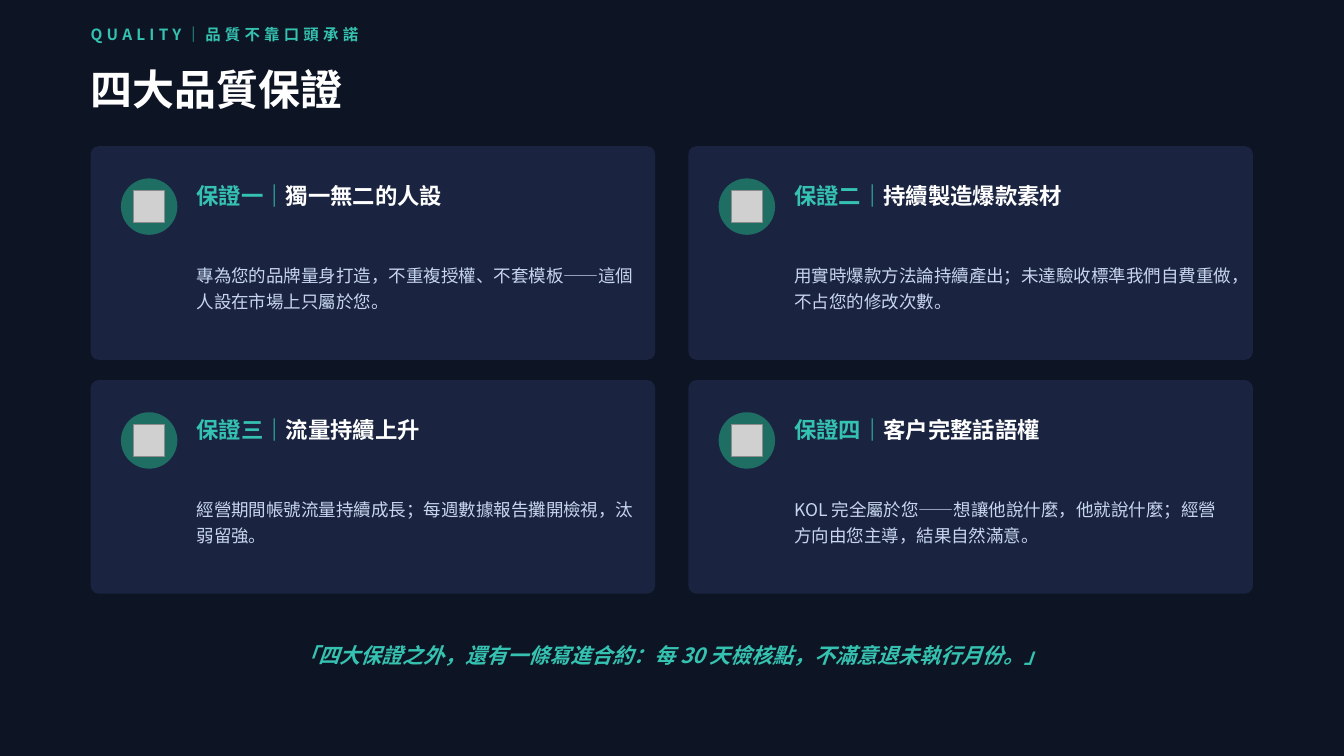
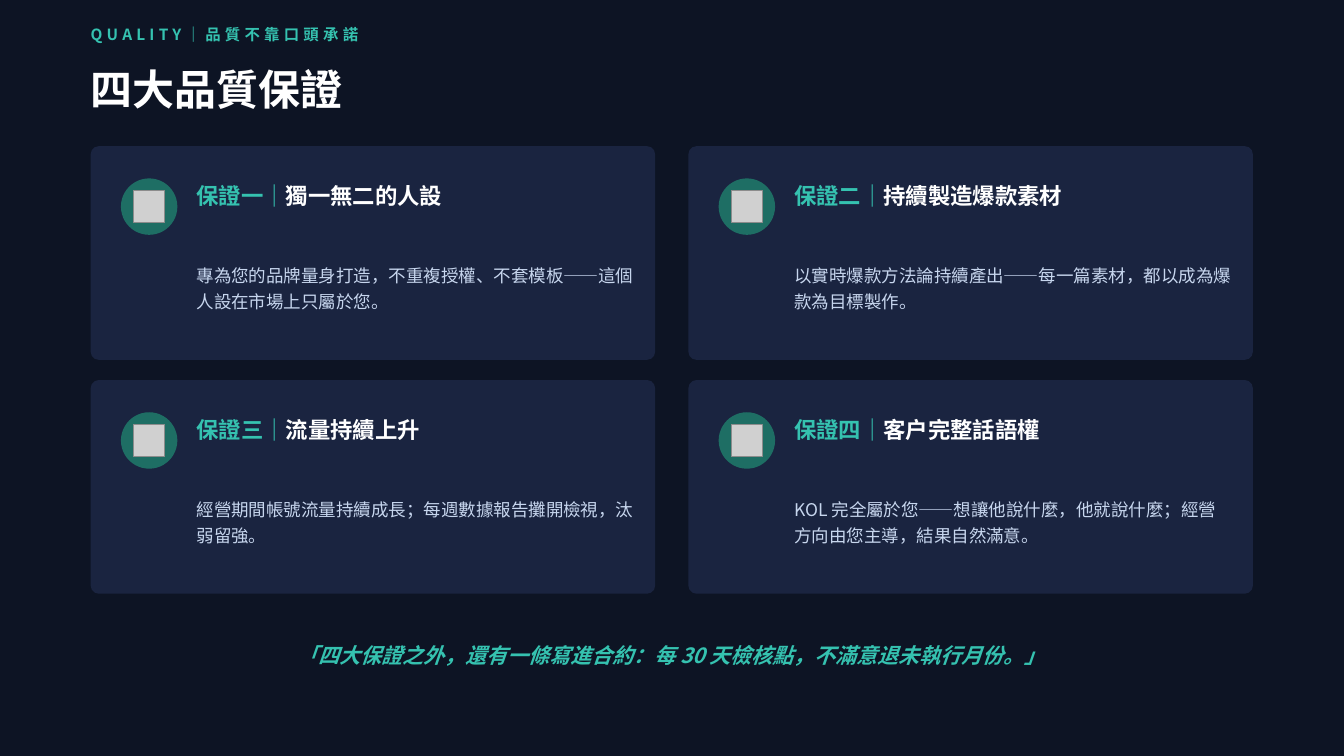
Before and after one commit to pennyhuang-oss/Virtual_KOL_Studio, a slide deck: slide 13 of business/數位人KOL-對外提案簡報.pptx. Drawn at 1344x756 pixels with LibreOffice and Linux fonts; fonts in the diff are those of the drawing; grey boxes stand for pictures. Boxes give left, top, right and bottom in pixels: in the first picture for what was removed or moved away, otherwise in the second. Text is boxed around its words. In the diff, an @@ line names an element or a change of style, - is before the commit and + after.

```diff
--- a/business/數位人KOL-對外提案簡報.pptx
+++ b/business/數位人KOL-對外提案簡報.pptx
@@ text at [794, 267, 1231, 310]: text changed @@
-用實時爆款方法論持續產出；未達驗收標準我們自費重做，不占您的修改次數。
+以實時爆款方法論持續產出——每一篇素材，都以成為爆款為目標製作。
```
Also in this commit, not shown: 4 other slides changed.
